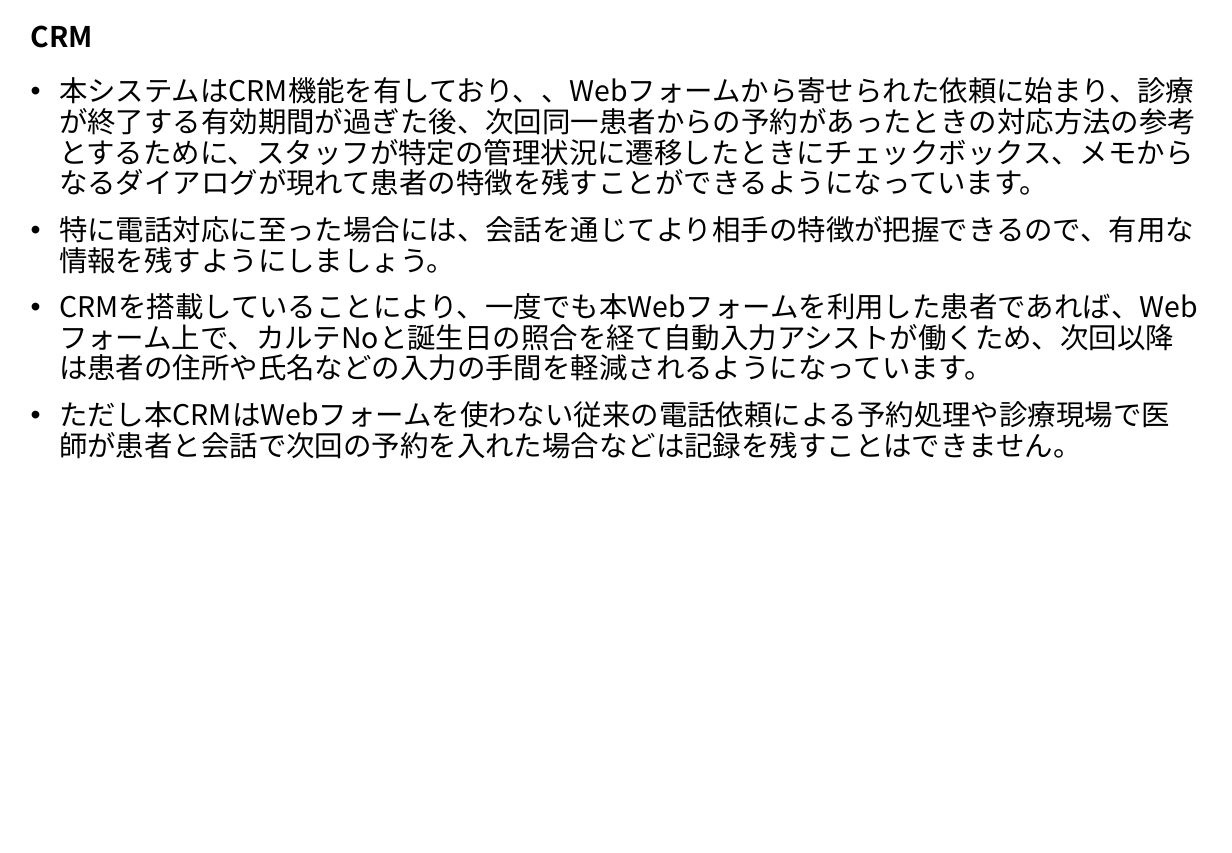
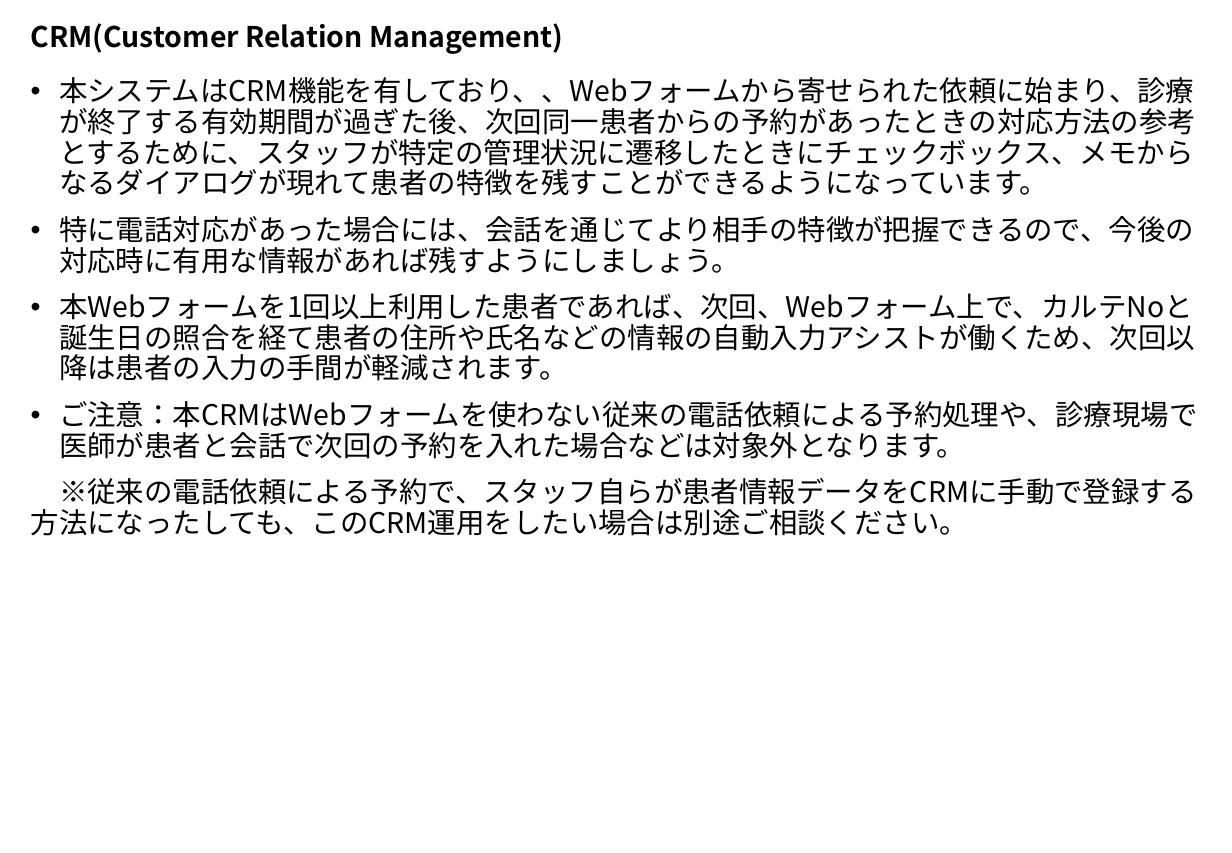
Before and after one commit to MishimaAkifumi-Private/FureaiGp-GairaiYoyakuSystem, a slide deck: slide 12 of Manual/UsersGuide.pptx (slide 17 before the commit). Drawn at 1232x853 pixels with LibreOffice and Linux fonts; fonts in the diff are those of the drawing. Boxes give left, top, right and bottom in pixels: in the first picture for what was removed or moved away, otherwise in the second. Text is boxed around its words. In the diff, an @@ line names an element or a change of style, - is before the commit and + after.

```diff
--- a/Manual/UsersGuide.pptx
+++ b/Manual/UsersGuide.pptx
@@ title at <box>31,23,563,54</box>: text changed @@
-CRM
+CRM(Customer Relation Management)
@@ text at <box>31,216,1197,536</box>: text changed @@
-• 特に電話対応に至った場合には、会話を通じてより相手の特徴が把握できるので、有用な情報を残すようにしましょう。
-• CRMを搭載していることにより、一度でも本Webフォームを利用した患者であれば、Webフォーム上で、カルテNoと誕生日の照合を経て自動入力アシストが働くため、次回以降は患者の住所や氏名などの入力の手間を軽減されるようになっています。
-• ただし本CRMはWebフォームを使わない従来の電話依頼による予約処理や診療現場で医師が患者と会話で次回の予約を入れた場合などは記録を残すことはできません。
+• 特に電話対応があった場合には、会話を通じてより相手の特徴が把握できるので、今後の対応時に有用な情報があれば残すようにしましょう。
+• 本Webフォームを1回以上利用した患者であれば、次回、Webフォーム上で、カルテNoと誕生日の照合を経て患者の住所や氏名などの情報の自動入力アシストが働くため、次回以降は患者の入力の手間が軽減されます。
+• ご注意：本CRMはWebフォームを使わない従来の電話依頼による予約処理や、診療現場で医師が患者と会話で次回の予約を入れた場合などは対象外となります。
+※従来の電話依頼による予約で、スタッフ自らが患者情報データをCRMに手動で登録する方法になったしても、このCRM運用をしたい場合は別途ご相談ください。
```
Also in this commit, not shown: 7 other slides changed, 3 slides added, 1 slide removed, 1 other file.
